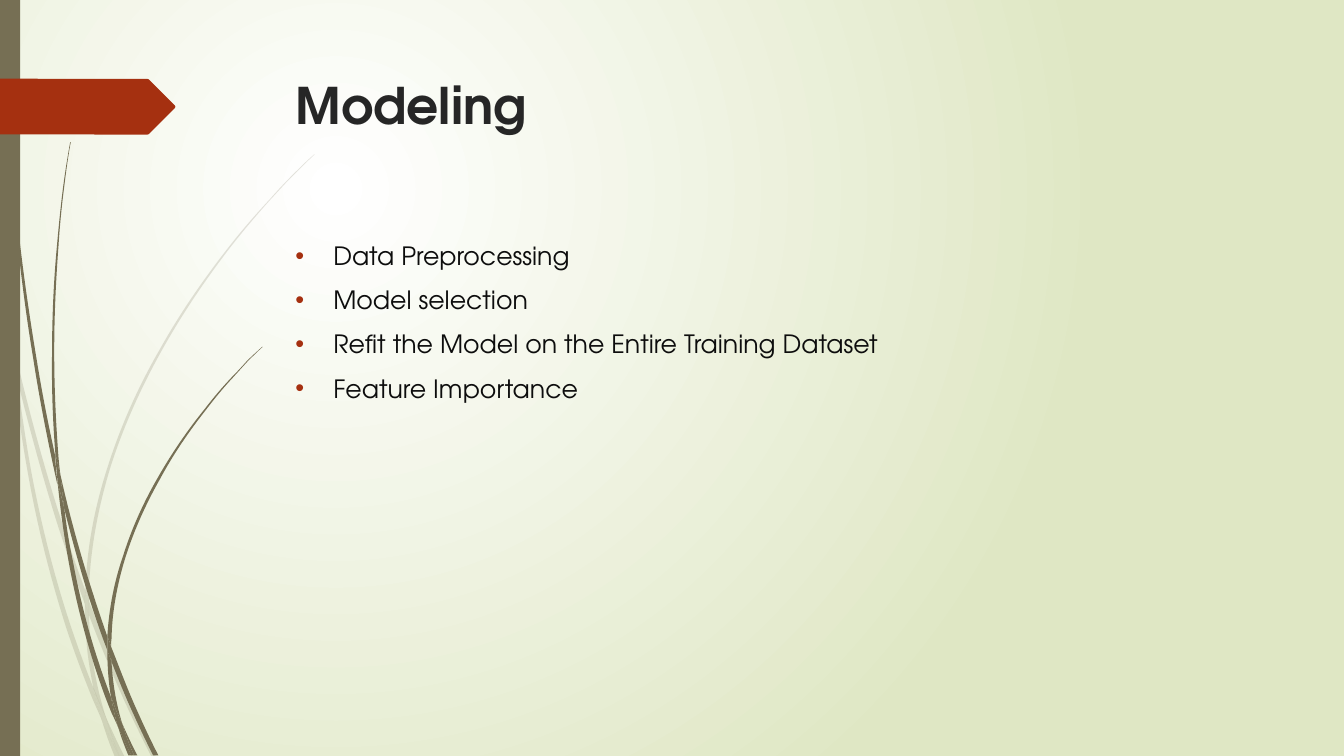
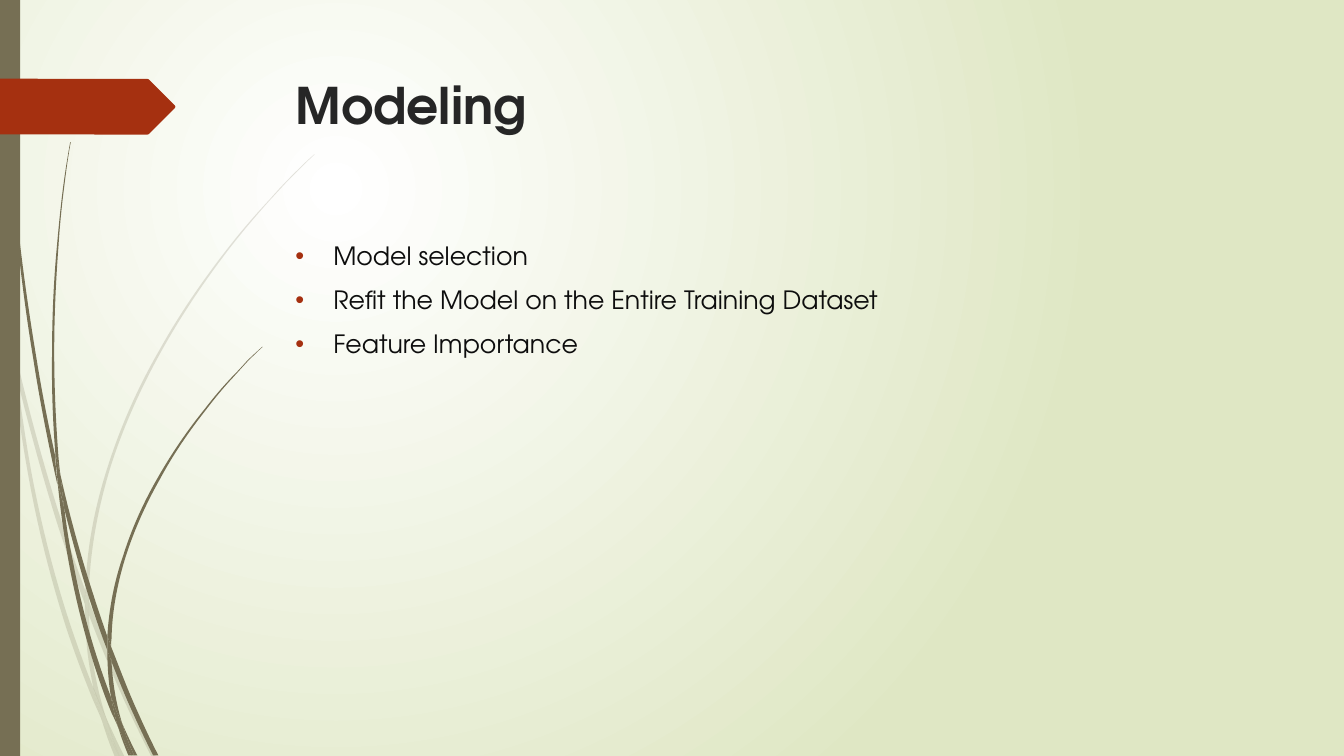
Before and after one commit to arezoo396/Capstone2-Food-Demand-Forecasting, a slide deck: slide 12 of Reports/Capstone2_Final_Slides.pptx. Drawn at 1344x756 pixels with LibreOffice and Linux fonts; fonts in the diff are those of the drawing. Boxes give left, top, right and bottom in pixels: in the first picture for what was removed or moved away, otherwise in the second. Text is boxed around its words. In the diff, an @@ line names an element or a change of style, - is before the commit and + after.

```diff
--- a/Reports/Capstone2_Final_Slides.pptx
+++ b/Reports/Capstone2_Final_Slides.pptx
@@ text at [333,246,569,271]: paragraph removed @@
-• Data Preprocessing
```
Also in this commit, not shown: 14 other slides changed, 4 slides added, 1 slide removed.
